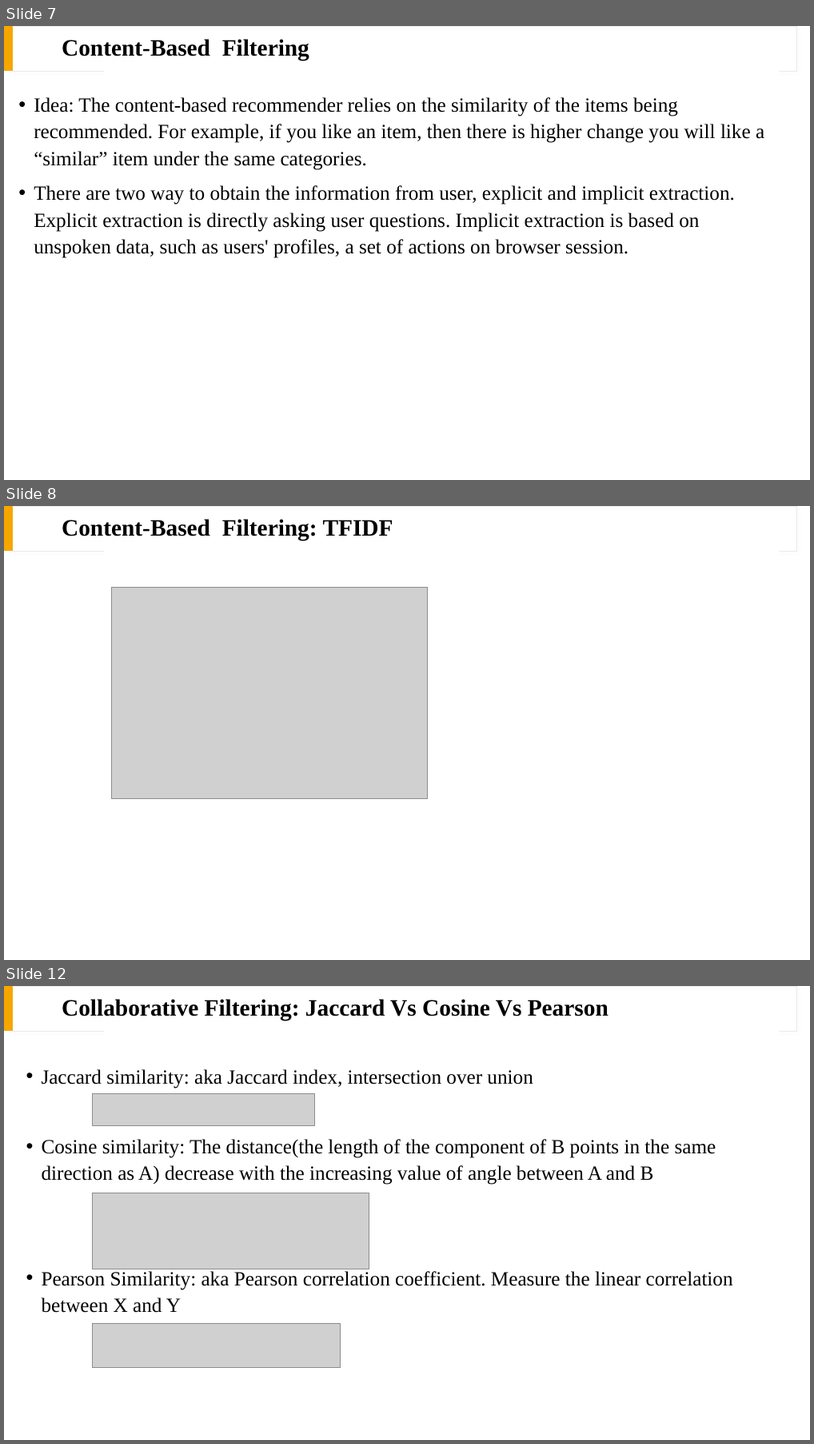
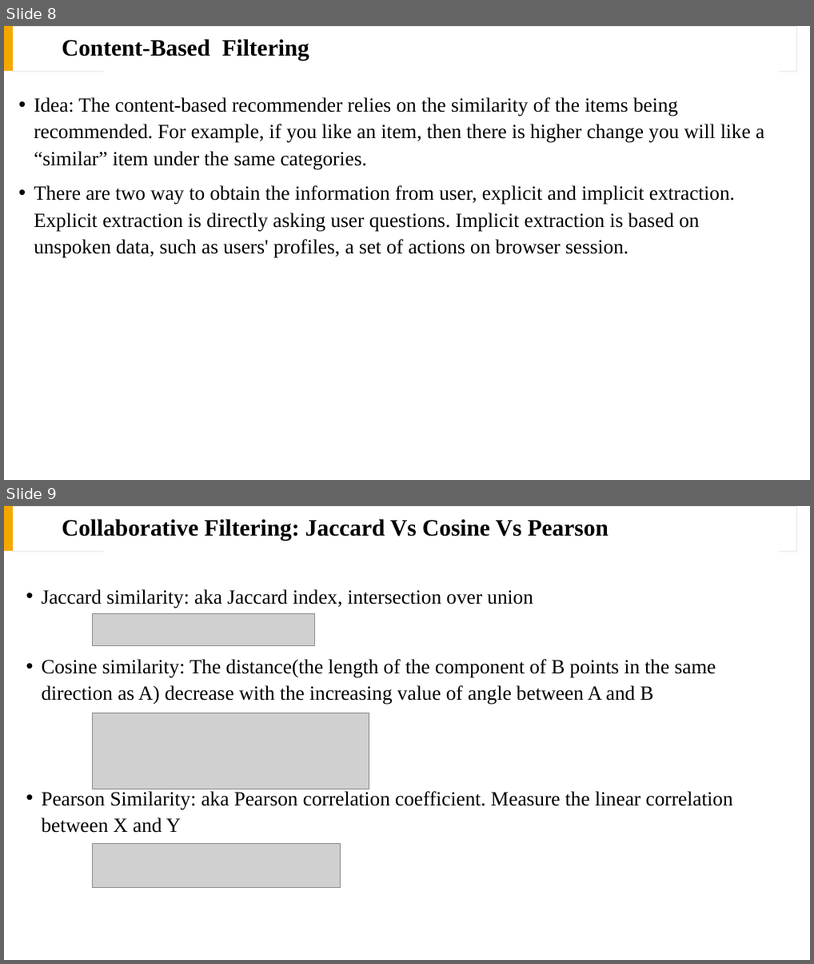
Before and after one commit to drago1234/CSE5525-Final-Project, a slide deck: presentation.pptx. Shown one above the other, each under a label of ours: slides 7, 8 and 12 before the commit, slides 8 and 9 after it; the slides between them are not shown. The pictures are 814x1444 and 814x964 pixels, drawn with LibreOffice and Linux fonts; fonts in the diff are those of the drawing; grey boxes stand for pictures. Boxes give left, top, right and bottom in pixels: in the first picture for what was removed or moved away, otherwise in the second. Text is boxed around its words. In the diff, an @@ line names an element or a change of style, - is before the commit and + after.

```diff
--- a/presentation.pptx
+++ b/presentation.pptx
@@ slide 8 removed at (4, 506, 810, 960), background #FFFFFF; not listed: 3 template elements that a slide beside it also shows @@
@@ title removed at (62, 519, 394, 540) @@
-Content-Based Filtering: TFIDF
@@ picture removed at (112, 587, 428, 799) @@
@@ what was slide 7 is now slide 8 @@
@@ what was slide 12 is now slide 9 @@
```
Also in this commit, not shown: 3 slides changed, 4 slides added, 11 other slides removed, 2 other files.
